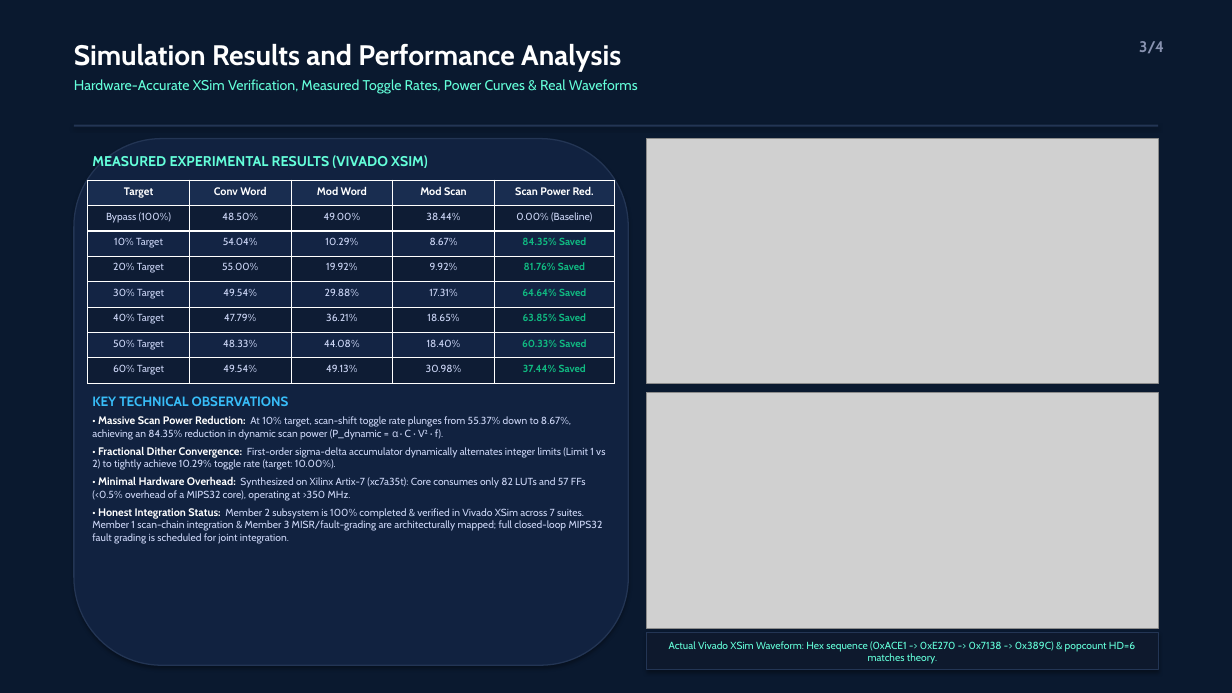
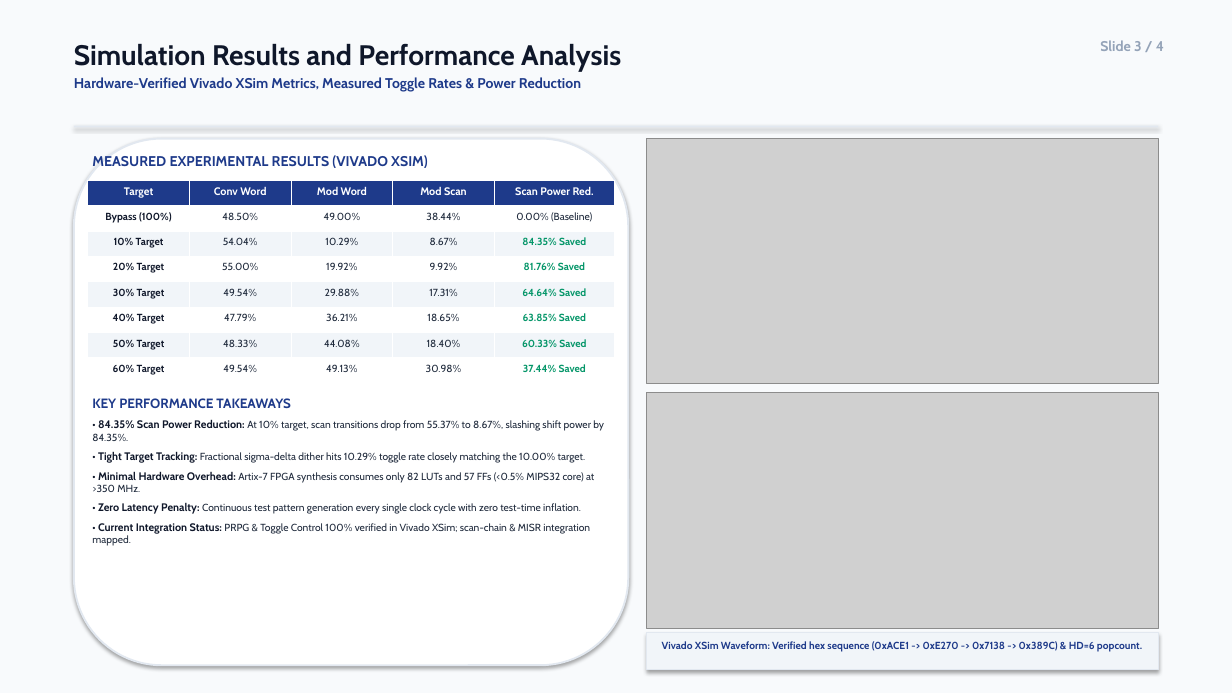
Before and after one commit to kumariNISHI78/PRPG-Programmable-Toggle-Rate-Control-LBIST, a slide deck: slide 3 of VL405_LBIST_Project_Presentation.pptx. Drawn at 1232x693 pixels with LibreOffice and Linux fonts; fonts in the diff are those of the drawing; grey boxes stand for pictures. Boxes give left, top, right and bottom in pixels: in the first picture for what was removed or moved away, otherwise in the second. Text is boxed around its words. In the diff, an @@ line names an element or a change of style, - is before the commit and + after.

Commit message:
style: Update presentation to high-contrast bright theme and concise 5-min format

```diff
--- a/VL405_LBIST_Project_Presentation.pptx
+++ b/VL405_LBIST_Project_Presentation.pptx
@@ rectangle at (0,0,1232,693): fill #0A192F to #F8FAFC @@
@@ text at (74,44,621,71): text colour #FFFFFF to #0F172A in "Simulation Results and Performance Analysis" @@
@@ text at (1100,40,1164,51): text changed; size 12 to 11 pt; text colour #8892B0 to #94A3B8 @@
-3/4
+Slide 3 / 4
@@ text at (74,77,581,92): text changed; text colour #64FFDA to #1E3A8A; bold on @@
-Hardware-Accurate XSim Verification, Measured Toggle Rates, Power Curves & Real Waveforms
+Hardware-Verified Vivado XSim Metrics, Measured Toggle Rates & Power Reduction
@@ rounded rectangle at (74,139,628,665): fill #112240 to #FFFFFF; outline #233554 1 pt to #E2E8F0 1.5 pt @@
@@ rectangle at (74,126,1158,128): fill #233554 to #E2E8F0 @@
@@ text "MEASURED EXPERIMENTAL RESULTS (VIVADO XSIM)" at (92,155,428,168): text colour #64FFDA to #1E3A8A @@
@@ table at (88,180,615,384) @@
@@ fill #192D50 to #1E3A8A in row 1 @@
@@ fill #0E1C34 to #FFFFFF in 20 cells @@
@@ fill #132444 to #F1F5F9 in 15 cells @@
@@ text colour #CCD6F6 to #0F172A, bold on in "Bypass (100%)", "10% Target", "20% Target", "30% Target" and 3 more places @@
@@ text colour #CCD6F6 to #1E293B in "48.50%", "49.00%", "38.44%", "0.00% (Baseline)" and 18 more places @@
@@ text colour #10B981 to #059669 in "84.35% Saved", "81.76% Saved", "64.64% Saved", "63.85% Saved" and 2 more places @@
@@ text at (92,398,604,546): text changed; text colour #CCD6F6 to #1E293B @@
-KEY TECHNICAL OBSERVATIONS
-• Massive Scan Power Reduction: At 10% target, scan-shift toggle rate plunges from 55.37% down to 8.67%, achieving an 84.35% reduction in dynamic scan power (P_dynamic = α · C · V² · f).
-• Fractional Dither Convergence: First-order sigma-delta accumulator dynamically alternates integer limits (Limit 1 vs 2) to tightly achieve 10.29% toggle rate (target: 10.00%).
-• Minimal Hardware Overhead: Synthesized on Xilinx Artix-7 (xc7a35t): Core consumes only 82 LUTs and 57 FFs (<0.5% overhead of a MIPS32 core), operating at >350 MHz.
-• Honest Integration Status: Member 2 subsystem is 100% completed & verified in Vivado XSim across 7 suites. Member 1 scan-chain integration & Member 3 MISR/fault-grading are architecturally mapped; full closed-loop MIPS32 fault grading is scheduled for joint integration.
+KEY PERFORMANCE TAKEAWAYS
+• 84.35% Scan Power Reduction: At 10% target, scan transitions drop from 55.37% to 8.67%, slashing shift power by 84.35%.
+• Tight Target Tracking: Fractional sigma-delta dither hits 10.29% toggle rate closely matching the 10.00% target.
+• Minimal Hardware Overhead: Artix-7 FPGA synthesis consumes only 82 LUTs and 57 FFs (<0.5% MIPS32 core) at >350 MHz.
+• Zero Latency Penalty: Continuous test pattern generation every single clock cycle with zero test-time inflation.
+• Current Integration Status: PRPG & Toggle Control 100% verified in Vivado XSim; scan-chain & MISR integration mapped.
@@ rectangle at (647,633,1158,670): fill #0E192D to #F1F5F9; outline #233554 0.75 pt to #E2E8F0 0.75 pt @@
@@ text at (662,641,1142,652): text changed; text colour #64FFDA to #1E3A8A; bold on @@
-Actual Vivado XSim Waveform: Hex sequence (0xACE1 -> 0xE270 -> 0x7138 -> 0x389C) & popcount HD=6 matches theory.
+Vivado XSim Waveform: Verified hex sequence (0xACE1 -> 0xE270 -> 0x7138 -> 0x389C) & HD=6 popcount.
```
Also in this commit, not shown: 3 other slides changed, 8 other files.
